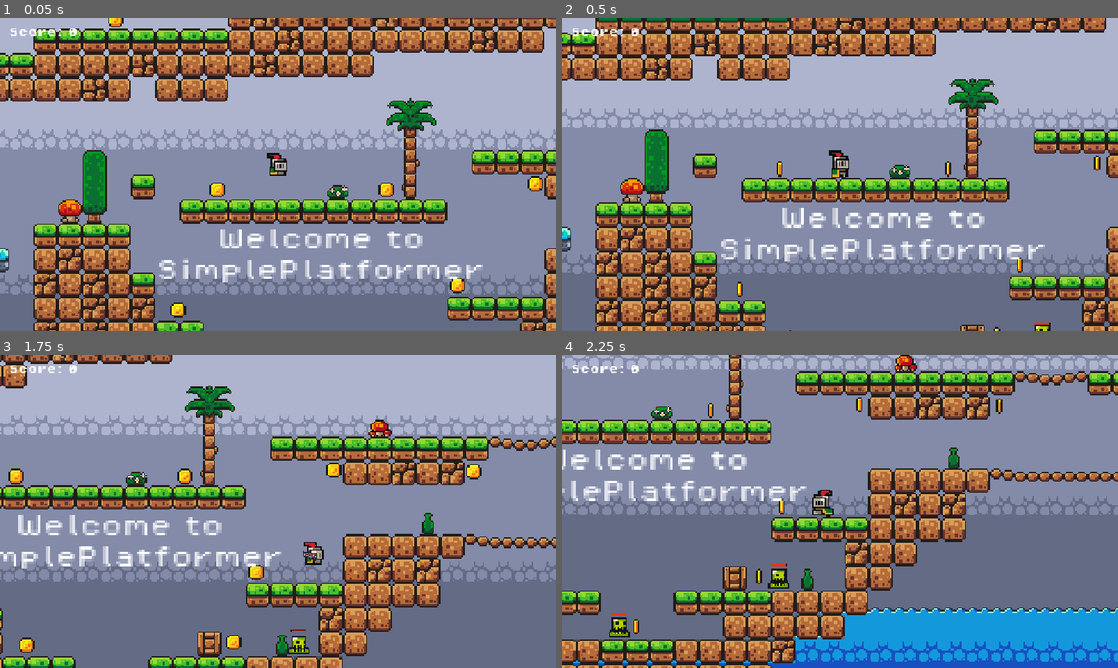
Above: before the commit, frames 1-4 (two rows, left to right).
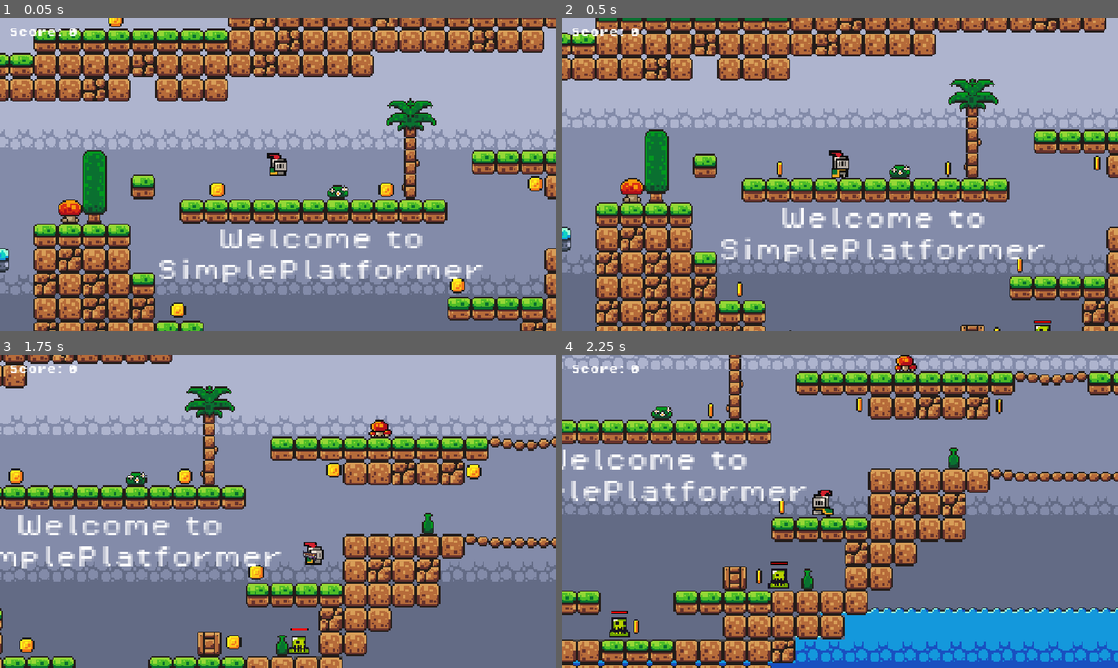
Above: after the commit, the same moments.

Repository: TohidEq/uni-godot-games
Game: Godot game, scene res://scenes/game.tscn
Two runs of this game, one before a commit and one after it. Both use one fixed random seed, a clock stepped at 60 frames per second and the inputs below.
Inputs (mouse positions are in pixels of both pictures, inside the frame that each line leads up to):
- Up to frame 1 (0.05 s): no input
- Up to frame 2 (0.5 s): no input
- Up to frame 3 (1.75 s): move the mouse to (400, 495) at 0.52 s; hold D (move_right) from 0.53 s (still down); click (400, 495) at 0.6 s; tap Space (jump) at 0.77, 1.52 s; move the mouse to (166, 527) at 1.27 s; tap 1 (select_gun) at 1.35 s
- Up to frame 4 (2.25 s): move the mouse to (895, 442) at 2.02 s; release D (move_right) at 2.03 s; hold A (move_left) from 2.03 s (still down); tap 3 (select_nothing) at 2.1 s

Frame 1 is identical in both runs. In frame 2, less than 0.1% of the frame differs, in the area x 84-88%, y 96-98%; in frame 3, less than 0.1%; in frame 4, less than 0.1%, in the area x 8-41%, y 66-84%.

Commit message:
enemy healthbar: Use gradient insted of sprite images

Diff:
--- a/simple-platformer/scenes/slime.tscn
+++ b/simple-platformer/scenes/slime.tscn
@@ -1,9 +1,8 @@
-[gd_scene load_steps=16 format=3 uid="uid://b2yk8c5nbh5km"]
+[gd_scene load_steps=15 format=3 uid="uid://b2yk8c5nbh5km"]
 
 [ext_resource type="Texture2D" uid="uid://bb14e56cb8txw" path="res://assets/sprites/slime_green.png" id="1_371uh"]
 [ext_resource type="Script" uid="uid://b3xmiwbyms3y2" path="res://scripts/slime.gd" id="1_n6pvg"]
 [ext_resource type="PackedScene" uid="uid://bhoblsy3hkco8" path="res://scenes/killzone.tscn" id="2_p2gj0"]
-[ext_resource type="Texture2D" uid="uid://dvmhcg3vm76yf" path="res://assets/sprites/slime_purple.png" id="4_pjw23"]
 
 [sub_resource type="AtlasTexture" id="AtlasTexture_p2gj0"]
 atlas = ExtResource("1_371uh")
@@ -53,20 +52,11 @@
 [sub_resource type="GradientTexture1D" id="GradientTexture1D_2npkn"]
 gradient = SubResource("Gradient_pjw23")
 
-[sub_resource type="AtlasTexture" id="AtlasTexture_fd6lc"]
-atlas = ExtResource("4_pjw23")
-region = Rect2(56, 62, 7, 1)
+[sub_resource type="Gradient" id="Gradient_n6pvg"]
+colors = PackedColorArray(1, 0, 0, 1, 1, 0, 0, 1)
 
-[sub_resource type="SpriteFrames" id="SpriteFrames_gstla"]
-animations = [{
-"frames": [{
-"duration": 1.0,
-"texture": SubResource("AtlasTexture_fd6lc")
-}],
-"loop": true,
-"name": &"default",
-"speed": 5.0
-}]
+[sub_resource type="GradientTexture1D" id="GradientTexture1D_pjw23"]
+gradient = SubResource("Gradient_n6pvg")
 
 [node name="Slime" type="Node2D"]
 script = ExtResource("1_n6pvg")
@@ -103,18 +93,18 @@
 debug_color = Color(0.545318, 0.354647, 0.208559, 0.223529)
 
 [node name="Node2D" type="Node2D" parent="."]
-position = Vector2(-5, -15)
+position = Vector2(-5, -16)
 
 [node name="Sprite2D" type="Sprite2D" parent="Node2D"]
-position = Vector2(4.92, -0.505)
+position = Vector2(5.17, -0.505)
 rotation = 3.14159
-scale = Vector2(0.04, -1.505)
+scale = Vector2(0.045, -1.88)
 texture = SubResource("GradientTexture1D_2npkn")
 
-[node name="slimeHealthbar" type="AnimatedSprite2D" parent="Node2D"]
+[node name="slimeHealthbar" type="Sprite2D" parent="Node2D"]
 position = Vector2(0, -1)
-scale = Vector2(1.4, 1)
-sprite_frames = SubResource("SpriteFrames_gstla")
+scale = Vector2(0.04, 1)
+texture = SubResource("GradientTexture1D_pjw23")
 centered = false
 
 [connection signal="area_entered" from="hitbox" to="." method="_on_hitbox_area_entered"]
--- a/simple-platformer/scripts/slime.gd
+++ b/simple-platformer/scripts/slime.gd
@@ -3,14 +3,14 @@
 @onready var ray_cast_right: RayCast2D = $RayCastRight
 @onready var ray_cast_left: RayCast2D = $RayCastLeft
 @onready var animated_sprite_2d: AnimatedSprite2D = $AnimatedSprite2D
-@onready var slime_healthbar: AnimatedSprite2D = $Node2D/slimeHealthbar
+@onready var slime_healthbar: Sprite2D = $Node2D/slimeHealthbar
 
 const SPEED = 60;
 var direction = 1;
 
 @export var slime_max_health = 5;
 var slime_health = slime_max_health;
-@export var slime_max_healthbar_size:float = 1.40;
+var slime_max_healthbar_size:float = 0.045;
 var slime_healthbar_size
 # Called when the node enters the scene tree for the first time.
 func _ready() -> void:
